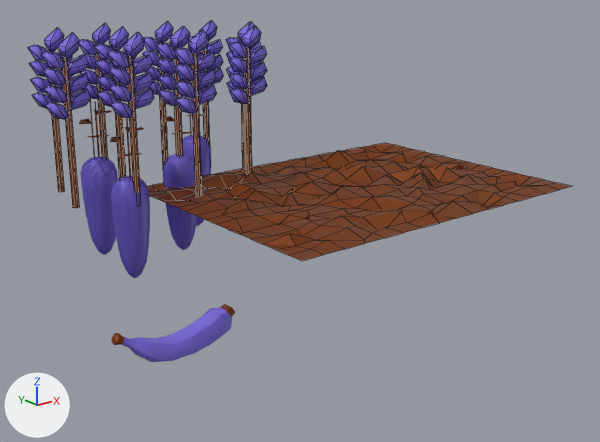
Renders of the Blender file Assets/Models/Botany.blend from each side of a commit.
Rendered twice from a 50 mm lens placed at (-1.683, -2.883, 1.565), pointed at (0.359, -0.33, 0.544). The axes (+X, +Y, +Z) are drawn at lower left. The lights are the same throughout. Mesh edges are drawn as thin lines on the coarser meshes.

Names of what the first picture shows: 'BotanyTray_Use', 'Grow_Banana', 'Grow_Wheat', 'Plant_Banana'.
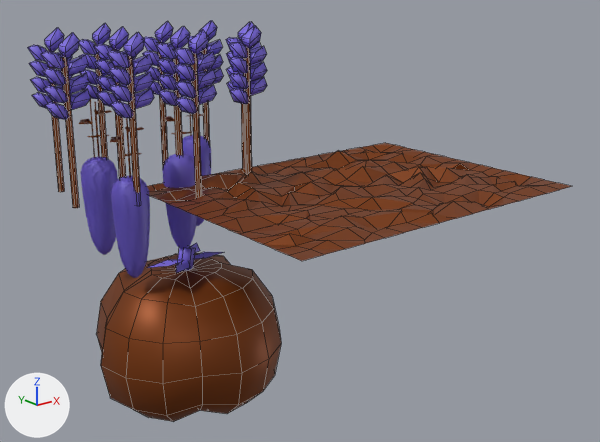
What differs and where, as boxes (x1, y1, x2, y2) in the pictures (600 x 442 px):
```json
{"object": "Cube", "change": "added", "after": [96, 243, 281, 422], "on screen": "brown", "faces in mat_b_dirt1_001 (brown #85400d)": [96, 253, 281, 422], "faces in mat_b_lights (blue #806de7)": [147, 243, 224, 273]}
{"object": "Plant_Banana", "change": "unchanged, covered by the edit", "before": [111, 304, 235, 362]}
```

Scene script edits in JSON lines:
```json
{"op": "add", "block": "me_cube_013", "code": ["me_cube_013 = bpy.data.meshes.new('Cube.013')", "me_cube_013.from_pydata(...)  # 150 vertices, 146 faces; spans x -0.41..0.379, y -0.41..0.41, z -0.285..0.422", "me_cube_013.polygons.foreach_set('use_smooth', [True] * 146)", "# faces by material slot: [134, 12]", "me_cube_013.materials.append(mat_b_dirt1_001)  # brown #85400d", "me_cube_013.materials.append(mat_b_lights)  # blue #806de7"]}
{"op": "add", "block": "ob_cube", "code": ["ob_cube = bpy.data.objects.new('Cube', me_cube_013)", "ob_cube.location = (0.0, 0.0, 0.0)"]}
```
